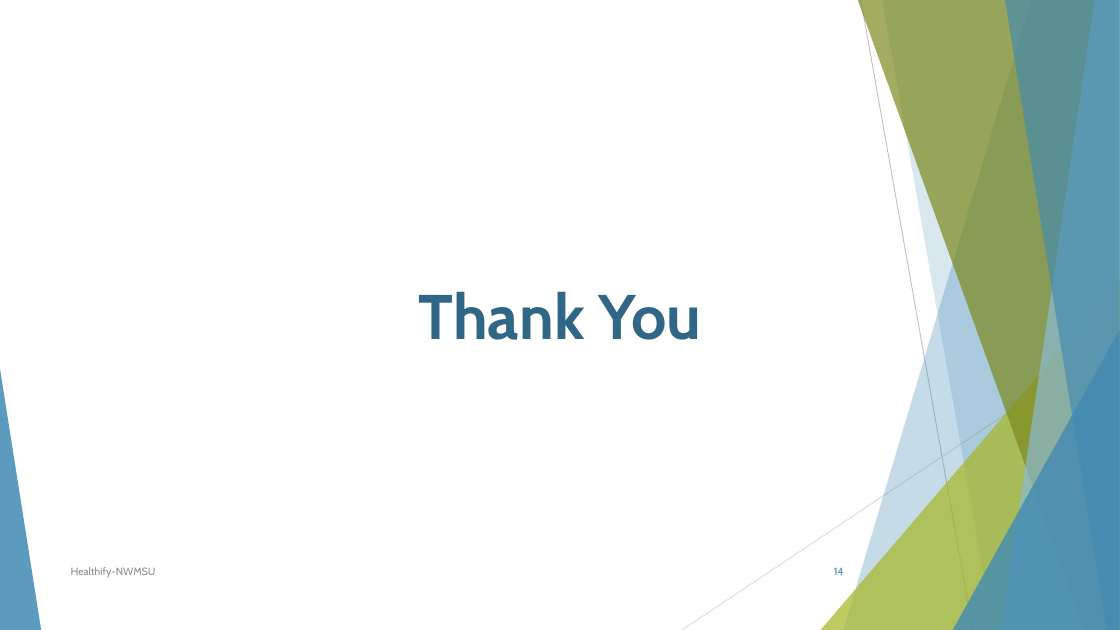
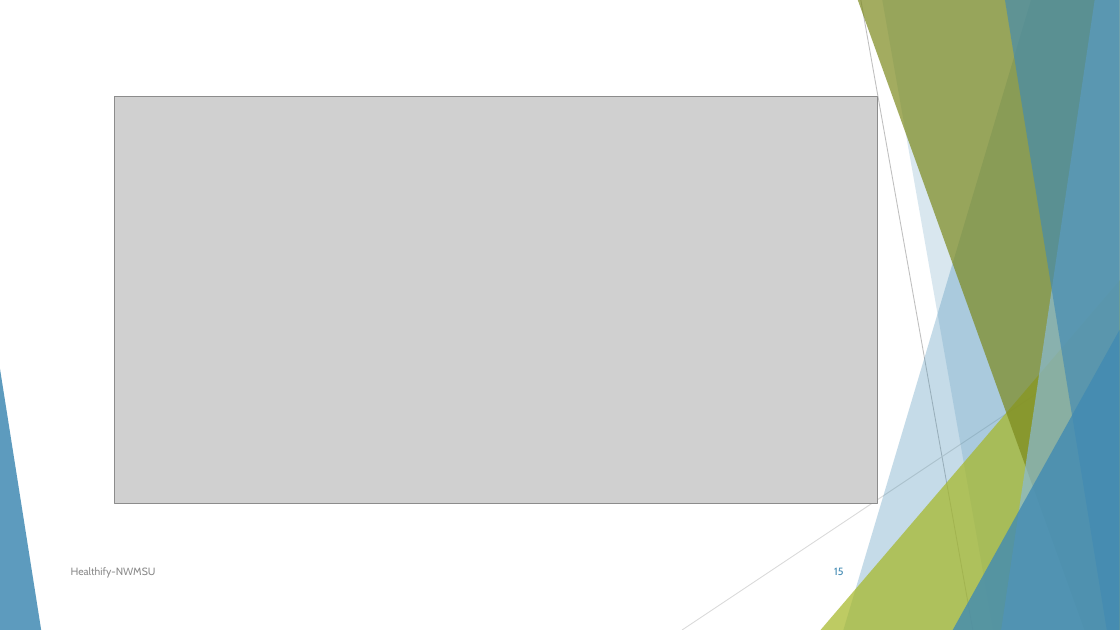
Before and after one commit to sowmyathogiti/Healthify, a slide deck: slide 15 of Healthify-NWMSU.pptx (slide 14 before the commit). Drawn at 1120x630 pixels with LibreOffice and Linux fonts; fonts in the diff are those of the drawing; grey boxes stand for pictures. Boxes give left, top, right and bottom in pixels: in the first picture for what was removed or moved away, otherwise in the second. Text is boxed around its words. In the diff, an @@ line names an element or a change of style, - is before the commit and + after.

```diff
--- a/Healthify-NWMSU.pptx
+++ b/Healthify-NWMSU.pptx
@@ picture added at (114,97,878,503) @@
@@ text removed at (419,291,702,340) @@
-Thank You
@@ page number at (834,567,843,575): text changed @@
-14
+15
```
Also in this commit, not shown: 2 other slides changed, 1 slide added.
